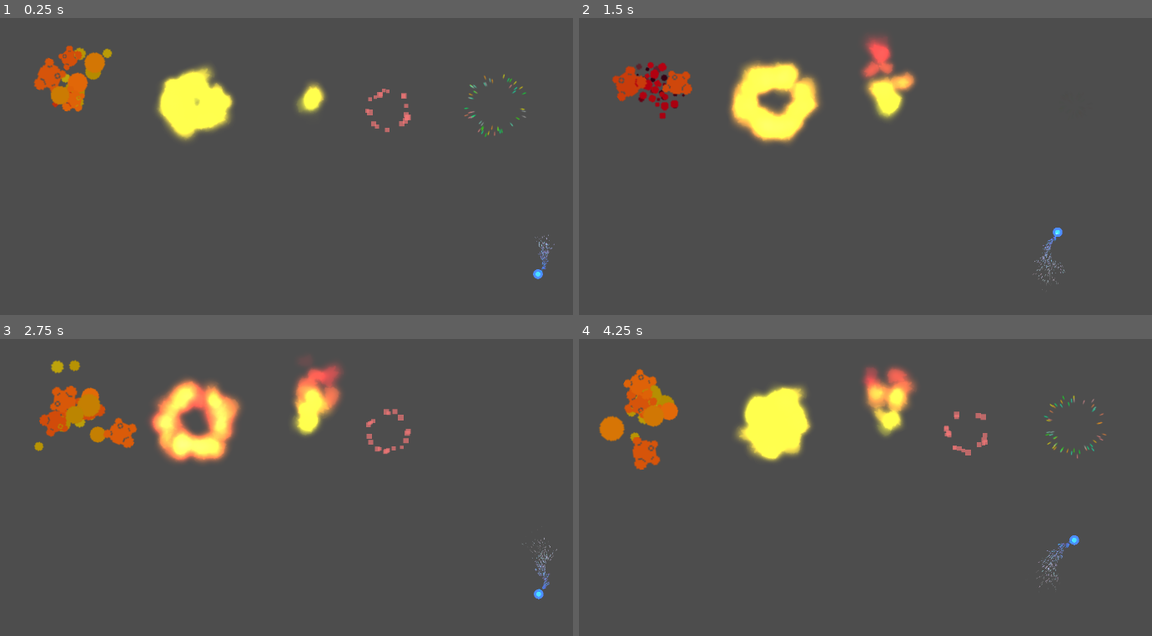
Above: before the commit, frames 1-4 (two rows, left to right).
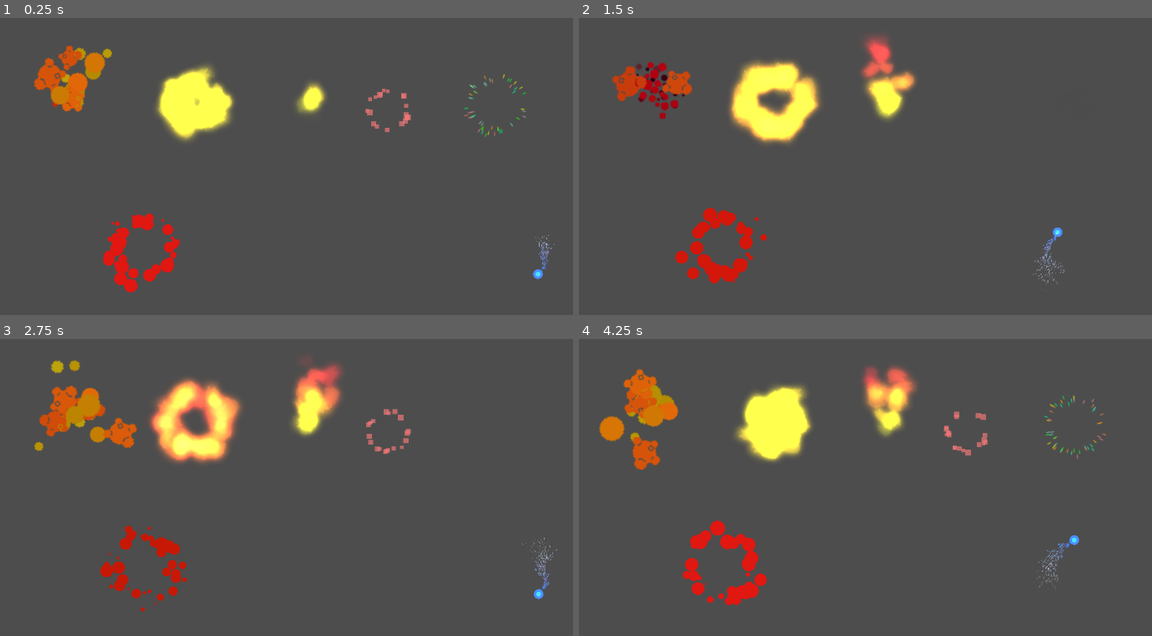
Above: after the commit, the same moments.

Repository: martijnfolmer/Folmer_godot_samples
Game: Godot game, scene res://scenes/Samples/particles/particles_main.tscn
Same seed, same stepped clock (60 frames per second), same inputs: the game is played once before the commit and once after it. This scene is started directly instead of the project's main scene.
Inputs:
- Up to frame 1 (0.25 s): no input
- Up to frame 2 (1.5 s): no input
- Up to frame 3 (2.75 s): no input
- Up to frame 4 (4.25 s): no input

The runs differ from the first frame. In frame 1, 1.2% of the frame differs, in the area x 17-32%, y 65-93%; in frame 2, 1.3%; in frame 3, 1.0%; in frame 4, 1.4%, in the area x 18-33%, y 61-90%.

Commit message:
Blood splatter and readme update

Diff:
--- /dev/null
+++ b/scenes/Samples/particles/partBloodSplatterBig.tscn
@@ -0,0 +1,48 @@
+[gd_scene load_steps=10 format=3 uid="uid://dt6nsya0v3o8a"]
+
+[ext_resource type="Texture2D" uid="uid://b531o11daaxir" path="res://png/particles/partWhiteCircle64x64.png" id="1_8i46c"]
+
+[sub_resource type="CanvasItemMaterial" id="CanvasItemMaterial_ajduu"]
+
+[sub_resource type="Gradient" id="Gradient_un7qh"]
+offsets = PackedFloat32Array(0, 0.040983606, 0.9467213, 1)
+colors = PackedColorArray(0.91764706, 0, 0, 0, 0.9249554, 0.08874459, 0.08874459, 1, 0.7409358, 0.097791396, 2.8878452e-07, 1, 1, 1, 1, 0)
+
+[sub_resource type="GradientTexture1D" id="GradientTexture1D_cr4nk"]
+gradient = SubResource("Gradient_un7qh")
+
+[sub_resource type="Curve" id="Curve_thdl5"]
+_limits = [0.0, 100.0, 0.0, 1.0]
+_data = [Vector2(0, 1), 0.0, 0.0, 0, 0, Vector2(1, 49.506073), 0.0, 0.0, 0, 0]
+point_count = 2
+
+[sub_resource type="CurveTexture" id="CurveTexture_w2aya"]
+curve = SubResource("Curve_thdl5")
+
+[sub_resource type="Curve" id="Curve_u75lj"]
+_data = [Vector2(0, 1), 0.0, 0.0, 0, 0, Vector2(1, 0.86975765), 0.0, 0.0, 0, 0]
+point_count = 2
+
+[sub_resource type="CurveTexture" id="CurveTexture_j68it"]
+curve = SubResource("Curve_u75lj")
+
+[sub_resource type="ParticleProcessMaterial" id="ParticleProcessMaterial_kjwgw"]
+particle_flag_disable_z = true
+spread = 180.0
+initial_velocity_min = 607.87
+initial_velocity_max = 650.68
+gravity = Vector3(0, 0, 0)
+damping_min = 250.00002
+damping_max = 900.00006
+damping_curve = SubResource("CurveTexture_w2aya")
+scale_min = 0.099999994
+scale_max = 0.79999995
+scale_curve = SubResource("CurveTexture_j68it")
+color_ramp = SubResource("GradientTexture1D_cr4nk")
+
+[node name="PartBloodSplatterBig" type="GPUParticles2D"]
+material = SubResource("CanvasItemMaterial_ajduu")
+amount = 40
+texture = ExtResource("1_8i46c")
+explosiveness = 1.0
+process_material = SubResource("ParticleProcessMaterial_kjwgw")
--- a/scenes/Samples/particles/particles_main.tscn
+++ b/scenes/Samples/particles/particles_main.tscn
@@ -6,6 +6,7 @@
 [ext_resource type="PackedScene" uid="uid://dd42c28xqdh76" path="res://scenes/Samples/particles/partExplosionsSparks.tscn" id="3_hx7bl"]
 [ext_resource type="PackedScene" uid="uid://btv5xm1hx2a4j" path="res://scenes/Samples/particles/partAnimatedPixelExplosion.tscn" id="4_wxmx5"]
 [ext_resource type="PackedScene" uid="uid://532rr2vqt3ci" path="res://scenes/Samples/particles/partImplosionSparks.tscn" id="5_hx7bl"]
+[ext_resource type="PackedScene" uid="uid://dt6nsya0v3o8a" path="res://scenes/Samples/particles/partBloodSplatterBig.tscn" id="7_muhtl"]
 
 [node name="ParticlesMain" type="Node2D"]
 
@@ -26,3 +27,6 @@
 
 [node name="PartImplosionSparks" parent="." instance=ExtResource("5_hx7bl")]
 position = Vector2(1663, 319)
+
+[node name="PartBloodSplatterBig" parent="." instance=ExtResource("7_muhtl")]
+position = Vector2(503, 788)
Renamed: README_IMG/img.png -> README_IMG/easing.png
Not shown, changed: README_IMG/easing.png.import
Binary file added: README_IMG/particles.png
Not shown, added: README_IMG/particles.png.import
Not shown: 1 places in scenes/Samples/particles/particles_main.tscn that only renumber resources
Not shown, changed: README.md
